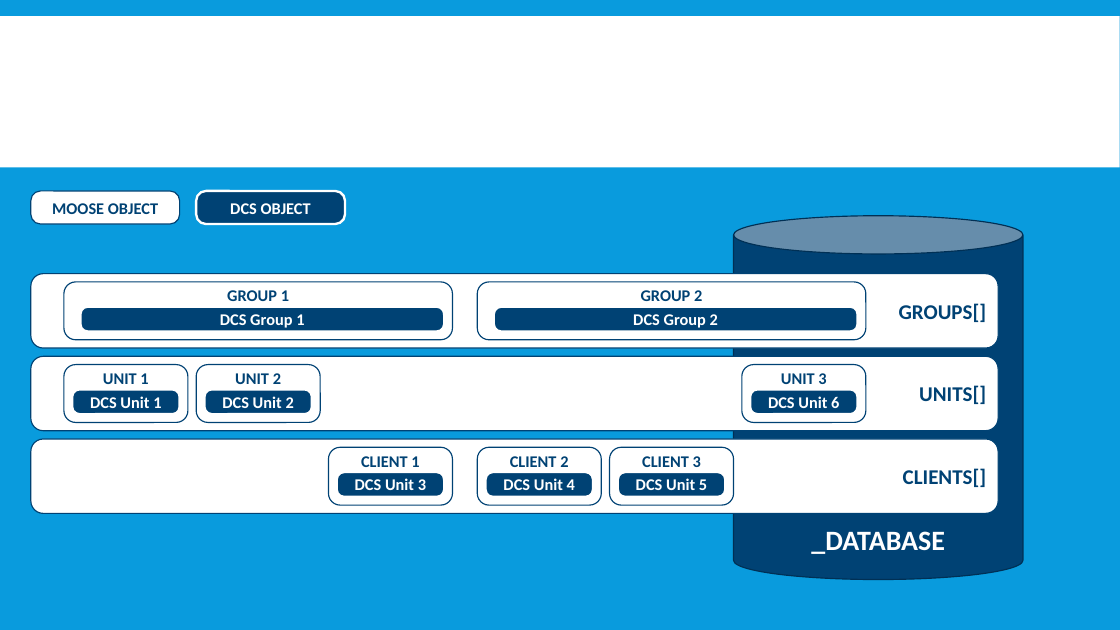
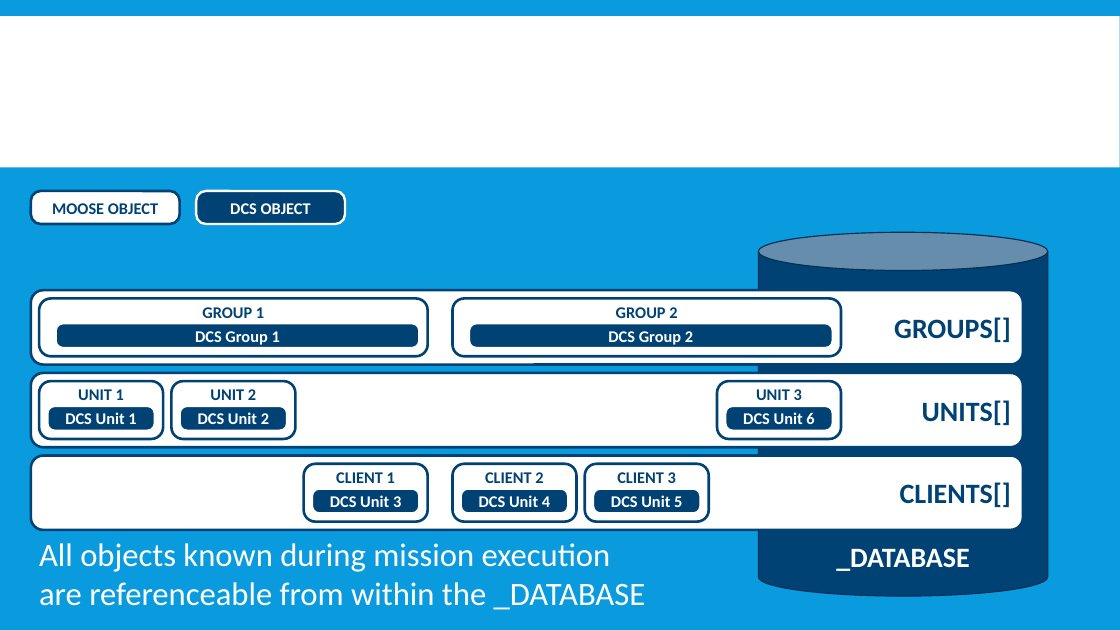
Before and after one commit to FlightControl-Master/MOOSE, a slide deck: slide 13 of Presentations/DCS World - MOOSE - Development - Part 3 - The DATABASE - UNIT - CLIENT - GROUP - ZONE, .pptx (slide 7 before the commit). Drawn at 1120x630 pixels with LibreOffice and Linux fonts; fonts in the diff are those of the drawing; background and template pictures are left out. Boxes give left, top, right and bottom in pixels: in the first picture for what was removed or moved away, otherwise in the second. Text is boxed around its words. In the diff, an @@ line names an element or a change of style, - is before the commit and + after.

```diff
--- a/Presentations/DCS World - MOOSE - Development - Part 3 - The DATABASE - UNIT - CLIENT - GROUP - ZONE, .pptx
+++ b/Presentations/DCS World - MOOSE - Development - Part 3 - The DATABASE - UNIT - CLIENT - GROUP - ZONE, .pptx
@@ cylinder "_DATABASE": place and size @@
-cylinder "_DATABASE" at (734,216,1023,580)
+cylinder "_DATABASE" at (759,233,1048,597)
@@ rounded rectangle "GROUPS[]": place and size @@
-rounded rectangle "GROUPS[]" at (31,274,999,349)
+rounded rectangle "GROUPS[]" at (31,290,1023,365)
@@ size 18 to 24 pt; outline #004274 1 pt to #004274 2.25 pt in 3 elements at (31,455,1023,530), (31,290,1023,365), (31,373,1023,448) @@
@@ rounded rectangle "UNITS[]": place and size @@
-rounded rectangle "UNITS[]" at (31,356,999,431)
+rounded rectangle "UNITS[]" at (31,373,1023,448)
@@ outline #004274 1 pt to #004274 2.25 pt in 9 elements at (31,191,180,223), (39,298,429,356), (453,298,842,356), (304,464,429,522), (453,464,577,522), (39,381,164,439), (718,381,842,439), (585,464,709,522), (171,381,296,439) @@
@@ rounded rectangle "CLIENTS[]": place and size @@
-rounded rectangle "CLIENTS[]" at (31,439,999,514)
+rounded rectangle "CLIENTS[]" at (31,455,1023,530)
@@ 16 rounded rectangles: place and size @@
-16 rounded rectangles at (64,282,866,505)
+16 rounded rectangles at (39,298,842,522)
@@ text added at (39,543,646,610), 28 pt, text #FFFFFF @@
+All objects known during mission execution
+are referenceable from within the _DATABASE
```
Also in this commit, not shown: 5 other slides changed, 7 slides added, 1 slide removed.
